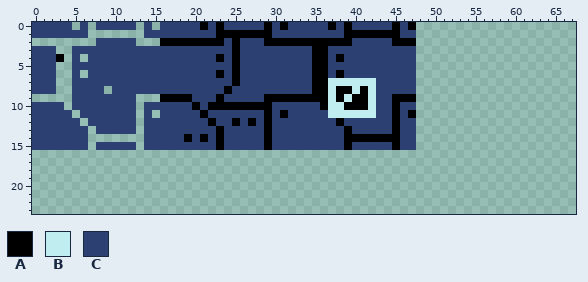
File history of a sprite sheet, assets/sprites/atlases/walls.png. This is how it looked before the edit.
The file is 128x128 pixels. Shown: x 0..67, y 0..23.
Palette (. is transparent): A #000000  B #c0edef  C #2c4172
Pixels before, first column x 0:
 0 CCCCC.C.CCCCC.C.CCCCCACACCCCCACACCCCCACACCCCCACA
 1 CCCCCCC.......CCCCCCCCCAAAAAAACCCCCCCCCAAAAAAACC
 2 ........CCCCC...AAAAAAAACACCCAAAAAAAAAAACCCCCAAA
 3 CCC..CCCCCCCCCCCCCCCCCCCCACCCCCCCCCAACCCCCCCCCCC
 4 CCCA.C.CCCCCCCCCCCCCCCCACACCCCCCCCCAACACCCCCCCCC
 5 CCC..CCCCCCCCCCCCCCCCCCCCACCCCCCCCCAACCCCCCCCCCC
 6 CCC..C.CCCCCCCCCCCCCCCCACACCCCCCCCCAACACCCCCCCCC
 7 CCC..CCCCCCCCCCCCCCCCCCCCACCCCCCCCCAABBBBBBCCCCC
 8 CCC..CCCC.CCCCCCCCCCCCCCACCCCCCCCCCAABAABABCCCCC
 9 .....CCCCCCCC...AAAACCCACCCCCAAAAAAAABABAABCCAAA
10 CCCC.CCCCCCCC.CCCCCCACAAAAAAAACCCCCCABBAAABCCACC
11 CCCCC.CCCCCCC.C.CCCCCACCCCCCCACACCCCCBBBBBBCCACA
12 CCCCCC.CCCCCC.CCCCCCCCACCACACACCCCCCCCACCCCCCACC
13 CCCCCCC.CCCCC.CCCCCCCCCACCCCCACCCCCCCCCACCCCCACC
14 CCCCCCC.......CCCCCACACACCCCCACCCCCCCCCAAAAAAACC
15 CCCCCCC.CCCCC.CCCCCCCCCACCCCCACCCCCCCCCACCCCCACC
The result:
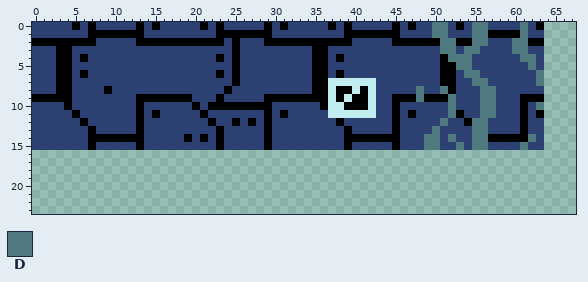
Colours new in this view: D #4e7a80
Changes in this commit:
Changed rows in their new state; - is an unchanged pixel.
first column x 0:
 0 -----A-A-----A-A--------------------------------CCDDCACDDCCCCDCA
 1 -------AAAAAAA----------------------------------CCDDCCCDDAAAADCC
 2 AAAAAAAA-----AAA--------------------------------AAADDAADDCCCDDAA
 3 ---AA-------------------------------------------CCCDDCDDCCCCDDCC
 4 ----A-A-----------------------------------------CCCADDDCCCCCCDDC
 5 ---AA-------------------------------------------CCCAADDCCCCCCCDC
 6 ---AA-A-----------------------------------------CCCAACDDCCCCCCCD
 7 ---AA-------------------------------------------CCCAACCDDCCCCCCD
 8 ---AA----A--------------------------------------DCCDACCCDDCCCCCC
 9 AAAAA--------AAA--------------------------------DAAADCCCDDCCCAAA
10 ----A--------A----------------------------------CCCCDCCCDDCCCACD
11 -----A-------A-A--------------------------------CCCCDACCDDCCCACA
12 ------A------A----------------------------------CCCDCCADDCCCCACC
13 -------A-----A----------------------------------CCDCCCCDDCCCCACC
14 -------AAAAAAA----------------------------------CDDCDCCDDAAAAADC
15 -------A-----A----------------------------------CDDCCDCDDCCCCDCC
Boxes around the changes in both pictures, in picture pixels (x1, y1, x2, y2):
added: (32, 22, 160, 150)
added: (416, 22, 544, 150)
